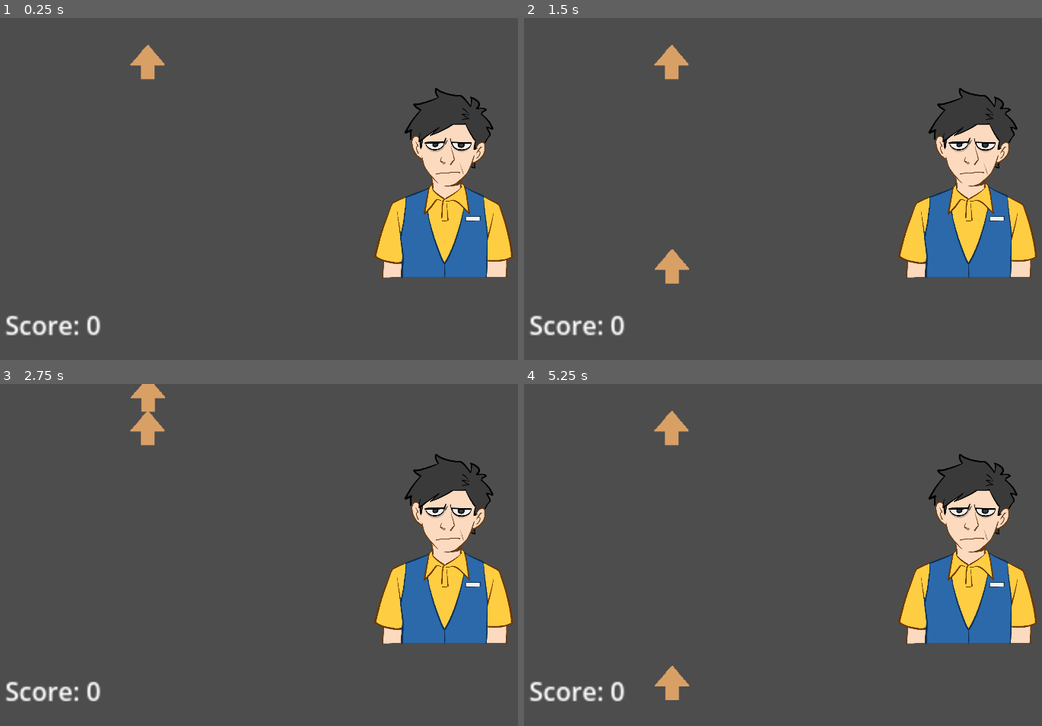
Above: before the commit, frames 1-4 (two rows, left to right).
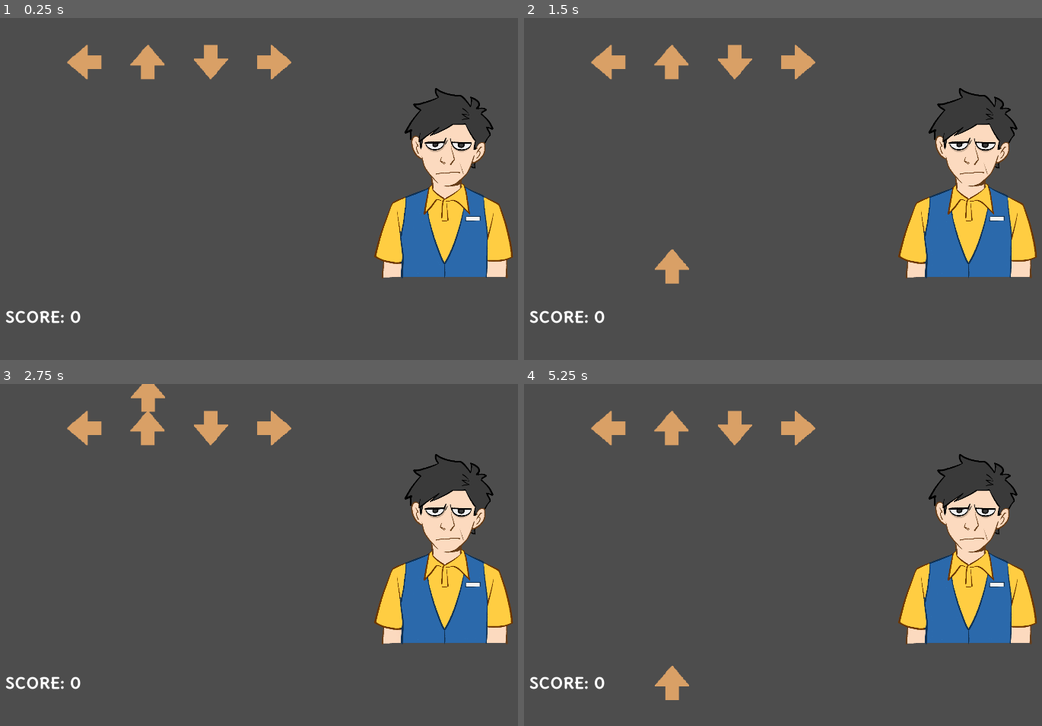
Above: after the commit, the same moments.

Repository: MichelleCDjunaidi/Karen_Simulator
Game: Godot game, scene res://scenes/game.tscn
Same seed, same stepped clock (60 frames per second), same inputs: the game is played once before the commit and once after it.
Inputs:
- Up to frame 1 (0.25 s): no input
- Up to frame 2 (1.5 s): tap Enter at 0.5 s
- Up to frame 3 (2.75 s): no input
- Up to frame 4 (5.25 s): tap Space at 3.5, 5 s; tap Enter at 4.25 s

The runs differ from the first frame. In frame 1, 1.7% of the frame differs, in the area x 1-57%, y 7-93%; in frame 2, 1.7%; in frame 3, 1.7%; in frame 4, 1.7%.

Commit message:
updated scoring, audio, buttons

Diff:
--- a/scenes/ArrowButton.tscn
+++ b/scenes/ArrowButton.tscn
@@ -19,6 +19,7 @@
 }]
 
 [sub_resource type="RectangleShape2D" id="RectangleShape2D_pyeam"]
+size = Vector2(20, 39)
 
 [node name="ArrowLeftButton" type="AnimatedSprite2D"]
 sprite_frames = SubResource("SpriteFrames_umpa8")
@@ -27,6 +28,7 @@
 [node name="PerfectArea" type="Area2D" parent="."]
 
 [node name="CollisionShape2D" type="CollisionShape2D" parent="PerfectArea"]
+position = Vector2(0, -4.5)
 shape = SubResource("RectangleShape2D_pyeam")
 
 [node name="GoodArea1" type="Area2D" parent="."]
@@ -34,6 +36,7 @@
 scale = Vector2(1, 0.448897)
 
 [node name="CollisionShape2D" type="CollisionShape2D" parent="GoodArea1"]
+position = Vector2(0, 35.609)
 scale = Vector2(1, 2.68)
 shape = SubResource("RectangleShape2D_pyeam")
 
@@ -42,6 +45,7 @@
 scale = Vector2(1, 0.448897)
 
 [node name="CollisionShape2D" type="CollisionShape2D" parent="GoodArea2"]
+position = Vector2(0, -56.8059)
 scale = Vector2(1, 2.68)
 shape = SubResource("RectangleShape2D_pyeam")
 
--- a/scenes/HUD.tscn
+++ b/scenes/HUD.tscn
@@ -1,11 +1,16 @@
-[gd_scene format=3 uid="uid://cg6wutrk3vbhd"]
+[gd_scene load_steps=3 format=3 uid="uid://cg6wutrk3vbhd"]
+
+[ext_resource type="FontFile" uid="uid://xb6l8l8wdx4a" path="res://font/Delius_Unicase/DeliusUnicase-Bold.ttf" id="1_hkh4o"]
+[ext_resource type="Script" path="res://scripts/HUD.gd" id="1_xaenm"]
 
 [node name="HUD" type="CanvasLayer"]
+script = ExtResource("1_xaenm")
 
 [node name="Label" type="Label" parent="."]
 offset_left = 50.0
 offset_top = 911.0
 offset_right = 111.0
 offset_bottom = 934.0
-scale = Vector2(5, 5)
-text = "Score: 0"
+theme_override_fonts/font = ExtResource("1_hkh4o")
+theme_override_font_sizes/font_size = 50
+text = "SCORE: 0"
--- a/scenes/game.tscn
+++ b/scenes/game.tscn
@@ -1,16 +1,21 @@
-[gd_scene load_steps=42 format=3 uid="uid://bggqbyyq5scir"]
+[gd_scene load_steps=50 format=3 uid="uid://bggqbyyq5scir"]
 
 [ext_resource type="Script" path="res://scripts/game.gd" id="1_hq0dr"]
 [ext_resource type="PackedScene" uid="uid://bgix75oefke2t" path="res://scenes/ArrowNote.tscn" id="2_q5ynw"]
 [ext_resource type="PackedScene" uid="uid://cg6wutrk3vbhd" path="res://scenes/HUD.tscn" id="3_fgj27"]
 [ext_resource type="PackedScene" uid="uid://cx47ve3iv3u3l" path="res://scenes/ArrowSpawner.tscn" id="4_1cqob"]
-[ext_resource type="Script" path="res://scripts/HUD.gd" id="4_a0eba"]
+[ext_resource type="Texture2D" uid="uid://dcyfgrxhtikvc" path="res://frames/arrow-left1.png" id="6_17tpb"]
 [ext_resource type="PackedScene" uid="uid://b0fvwsaa0ldkw" path="res://scenes/ArrowButton.tscn" id="6_afu41"]
+[ext_resource type="Texture2D" uid="uid://chxknkpud8jsk" path="res://frames/arrow-left2.png" id="7_fydoq"]
 [ext_resource type="Texture2D" uid="uid://bex1mf5tvp50i" path="res://frames/arrow-1.png" id="7_qpy8y"]
+[ext_resource type="Texture2D" uid="uid://ctlcwnr4nurqf" path="res://frames/arrow-down1.png" id="8_igebc"]
 [ext_resource type="Texture2D" uid="uid://cq43s0qjdtd25" path="res://frames/arrow-2.png" id="8_r6opf"]
 [ext_resource type="Texture2D" uid="uid://cobemqcuv171i" path="res://frames/Worker1.png" id="9_onig5"]
+[ext_resource type="Texture2D" uid="uid://u2iud8selwrj" path="res://frames/arrow-down2.png" id="9_yavwa"]
 [ext_resource type="Texture2D" uid="uid://ca7uqjmve88ck" path="res://frames/Worker2.png" id="10_mdqoc"]
+[ext_resource type="Texture2D" uid="uid://bkjqvoxif2yt1" path="res://frames/arrow-right1.png" id="10_okki3"]
 [ext_resource type="Texture2D" uid="uid://c3w70hqj8si17" path="res://frames/Worker3.png" id="11_cfktx"]
+[ext_resource type="Texture2D" uid="uid://be2hvds5nuvmx" path="res://frames/arrow-right2.png" id="11_vbvxe"]
 [ext_resource type="Texture2D" uid="uid://b6j8th0qv3cs0" path="res://frames/Worker4.png" id="12_l2618"]
 [ext_resource type="Texture2D" uid="uid://d0aqp7tkj5xxk" path="res://frames/Worker5.png" id="13_pjxt4"]
 [ext_resource type="Texture2D" uid="uid://k0u7con6dqns" path="res://frames/WorkerGhost.png" id="13_vqyy2"]
@@ -25,6 +30,20 @@
 [ext_resource type="AudioStream" uid="uid://cksy7mqphbgip" path="res://audio/worker_defeated.wav" id="23_okxjj"]
 [ext_resource type="AudioStream" uid="uid://b7wc3yqvh044e" path="res://audio/high_screech.wav" id="23_xr6wa"]
 
+[sub_resource type="SpriteFrames" id="SpriteFrames_x5g34"]
+animations = [{
+"frames": [{
+"duration": 1.0,
+"texture": ExtResource("6_17tpb")
+}, {
+"duration": 1.0,
+"texture": ExtResource("7_fydoq")
+}],
+"loop": true,
+"name": &"default",
+"speed": 5.0
+}]
+
 [sub_resource type="SpriteFrames" id="SpriteFrames_gy80t"]
 animations = [{
 "frames": [{
@@ -33,6 +52,34 @@
 }, {
 "duration": 1.0,
 "texture": ExtResource("8_r6opf")
+}],
+"loop": true,
+"name": &"default",
+"speed": 5.0
+}]
+
+[sub_resource type="SpriteFrames" id="SpriteFrames_1pk85"]
+animations = [{
+"frames": [{
+"duration": 1.0,
+"texture": ExtResource("8_igebc")
+}, {
+"duration": 1.0,
+"texture": ExtResource("9_yavwa")
+}],
+"loop": true,
+"name": &"default",
+"speed": 5.0
+}]
+
+[sub_resource type="SpriteFrames" id="SpriteFrames_3swvm"]
+animations = [{
+"frames": [{
+"duration": 1.0,
+"texture": ExtResource("10_okki3")
+}, {
+"duration": 1.0,
+"texture": ExtResource("11_vbvxe")
 }],
 "loop": true,
 "name": &"default",
@@ -206,7 +253,7 @@
 }
 
 [sub_resource type="AudioStreamRandomizer" id="AudioStreamRandomizer_we6wg"]
-random_pitch = 2.13
+random_pitch = 1.9
 streams_count = 1
 stream_0/stream = ExtResource("23_xr6wa")
 stream_0/weight = 1.0
@@ -689,8 +736,11 @@
 monitoring = false
 monitorable = false
 
-[node name="HUD" parent="." instance=ExtResource("3_fgj27")]
-script = ExtResource("4_a0eba")
+[node name="ArrowLeftButton" parent="." instance=ExtResource("6_afu41")]
+position = Vector2(300, 139)
+sprite_frames = SubResource("SpriteFrames_x5g34")
+input = "left"
+action = "Complain"
 
 [node name="ArrowUpButton" parent="." instance=ExtResource("6_afu41")]
 position = Vector2(500, 139)
@@ -698,6 +748,18 @@
 input = "up"
 action = "Mid"
 
+[node name="ArrowDownButton" parent="." instance=ExtResource("6_afu41")]
+position = Vector2(700, 139)
+sprite_frames = SubResource("SpriteFrames_1pk85")
+input = "down"
+action = "Mid"
+
+[node name="ArrowRightButton" parent="." instance=ExtResource("6_afu41")]
+position = Vector2(900, 139)
+sprite_frames = SubResource("SpriteFrames_3swvm")
+input = "left"
+action = "Complain"
+
 [node name="ArrowSpawner" parent="." instance=ExtResource("4_1cqob")]
 position = Vector2(1, 4)
 
@@ -742,6 +804,8 @@
 rotation = 0.00304652
 texture = ExtResource("18_3c4v7")
 
+[node name="HUD" parent="." instance=ExtResource("3_fgj27")]
+
 [node name="AnimationPlayer_Karen" type="AnimationPlayer" parent="."]
 libraries = {
 "": SubResource("AnimationLibrary_v6ltd")
--- a/scripts/game.gd
+++ b/scripts/game.gd
@@ -1,11 +1,9 @@
 extends Node2D
-
 var score = 0
 
 # Called when the node enters the scene tree for the first time.
 func _ready():
 	pass # Replace with function body.
-
 
 # Called every frame. 'delta' is the elapsed time since the previous frame.
 func _process(delta):
@@ -13,6 +11,8 @@
 
 func increment_score(by):
 	score += by
+#HUD is a child of Game, so use this convention instead of the other one
+	$HUD.updateText(score)
 	print(score)
 # ------------- placeholder: to change state of worker along with score -----------------------
 	if score < 5:
--- a/scripts/hud.gd
+++ b/scripts/hud.gd
@@ -10,9 +10,8 @@
 func _process(delta):
 	pass
 
-func incrementScore(num):
-	score += num
-	$Label.text = "Score: " + str(score)
+func updateText(num):
+	$Label.text = "SCORE: " + str(num)
 
 func gameOver():
 	$Label.visible = false
@@ -20,7 +19,6 @@
 	$Label2.text = "You got kicked out! Final score: " + str(score)
 	$Button.visible = true
 
-
 func _on_button_pressed():
 	get_tree().paused = false
 	get_tree().reload_current_scene()
Binary file added: arrow-left1.png
Not shown, added: arrow-left1.png.import
Binary file added: font/Delius_Unicase/DeliusUnicase-Bold.ttf
Not shown, added: font/Delius_Unicase/DeliusUnicase-Bold.ttf.import
Binary file added: font/Delius_Unicase/DeliusUnicase-Regular.ttf
Not shown, added: font/Delius_Unicase/DeliusUnicase-Regular.ttf.import
Not shown, added: font/Delius_Unicase/OFL.txt
Binary file added: frames/arrow-down1.png
Not shown, added: frames/arrow-down1.png.import
Binary file added: frames/arrow-down2.png
Not shown, added: frames/arrow-down2.png.import
Binary file added: frames/arrow-left1.png
(and 7 more such lines)
